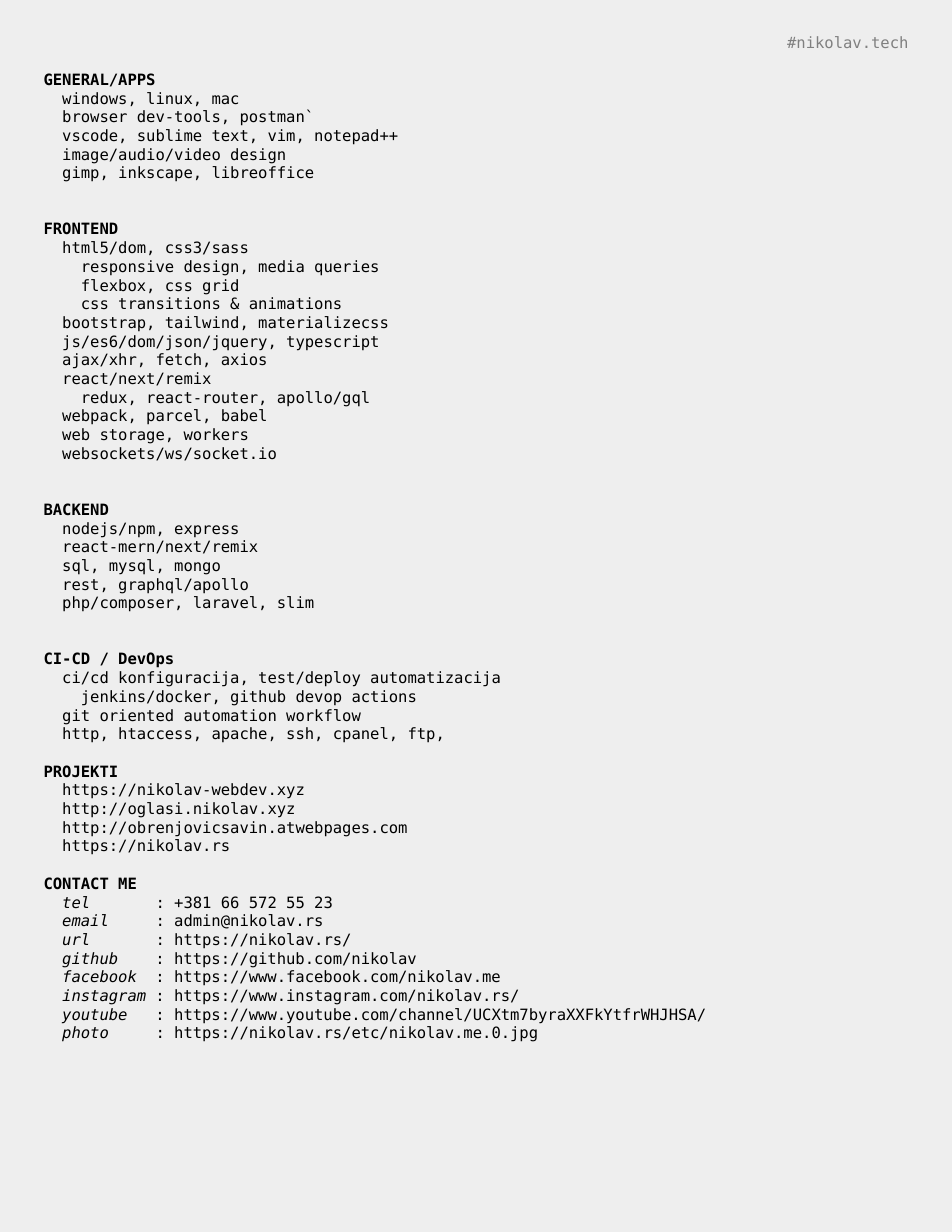
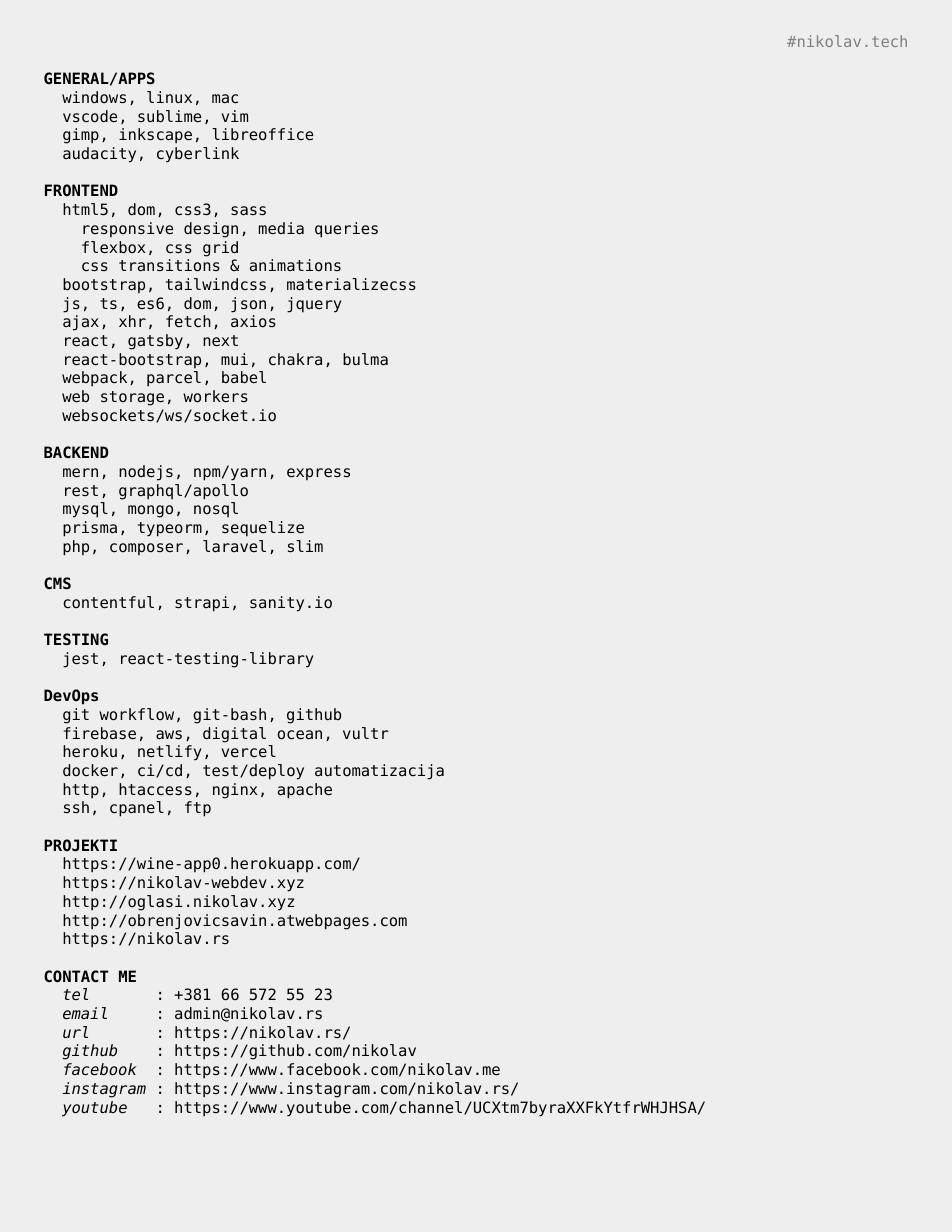
Before and after one commit to nikolav/nikolav.rs, a slide deck: slide 1 of etc/nikolav-tech.odp. Drawn at 952x1232 pixels with LibreOffice and Linux fonts; fonts in the diff are those of the drawing. Boxes give left, top, right and bottom in pixels: in the first picture for what was removed or moved away, otherwise in the second. Text is boxed around its words. In the diff, an @@ line names an element or a change of style, - is before the commit and + after.

```diff
--- a/etc/nikolav-tech.odp
+++ b/etc/nikolav-tech.odp
@@ text at (x1=62, y1=110, x2=249, y2=124): text changed @@
-browser dev-tools, postman`
-vscode, sublime text, vim, notepad++
-image/audio/video design
+vscode, sublime, vim
@@ text at (x1=62, y1=147, x2=240, y2=163): paragraph added @@
+audacity, cyberlink
@@ text at (x1=62, y1=203, x2=267, y2=218): text changed @@
-html5/dom, css3/sass
+html5, dom, css3, sass
@@ text at (x1=62, y1=278, x2=417, y2=369): text changed @@
-bootstrap, tailwind, materializecss
-js/es6/dom/json/jquery, typescript
-ajax/xhr, fetch, axios
-react/next/remix
-redux, react-router, apollo/gql
+bootstrap, tailwindcss, materializecss
+js, ts, es6, dom, json, jquery
+ajax, xhr, fetch, axios
+react, gatsby, next
+react-bootstrap, mui, chakra, bulma
@@ text at (x1=62, y1=465, x2=351, y2=481): text changed @@
-nodejs/npm, express
-react-mern/next/remix
-sql, mysql, mongo
+mern, nodejs, npm/yarn, express
@@ text at (x1=44, y1=502, x2=445, y2=817): text changed @@
-php/composer, laravel, slim
-CI-CD / DevOps
-ci/cd konfiguracija, test/deploy automatizacija
-jenkins/docker, github devop actions
-git oriented automation workflow
-http, htaccess, apache, ssh, cpanel, ftp,
+mysql, mongo, nosql
+prisma, typeorm, sequelize
+php, composer, laravel, slim
+CMS
+contentful, strapi, sanity.io
+TESTING
+jest, react-testing-library
+DevOps
+git workflow, git-bash, github
+firebase, aws, digital ocean, vultr
+heroku, netlify, vercel
+docker, ci/cd, test/deploy automatizacija
+http, htaccess, nginx, apache
+ssh, cpanel, ftp
@@ text at (x1=62, y1=857, x2=361, y2=873): paragraph added @@
+https://wine-app0.herokuapp.com/
@@ text at (x1=62, y1=1026, x2=538, y2=1042): paragraph removed @@
-photo : https://nikolav.rs/etc/nikolav.me.0.jpg
```
Also in this commit, not shown: 3 other files.
